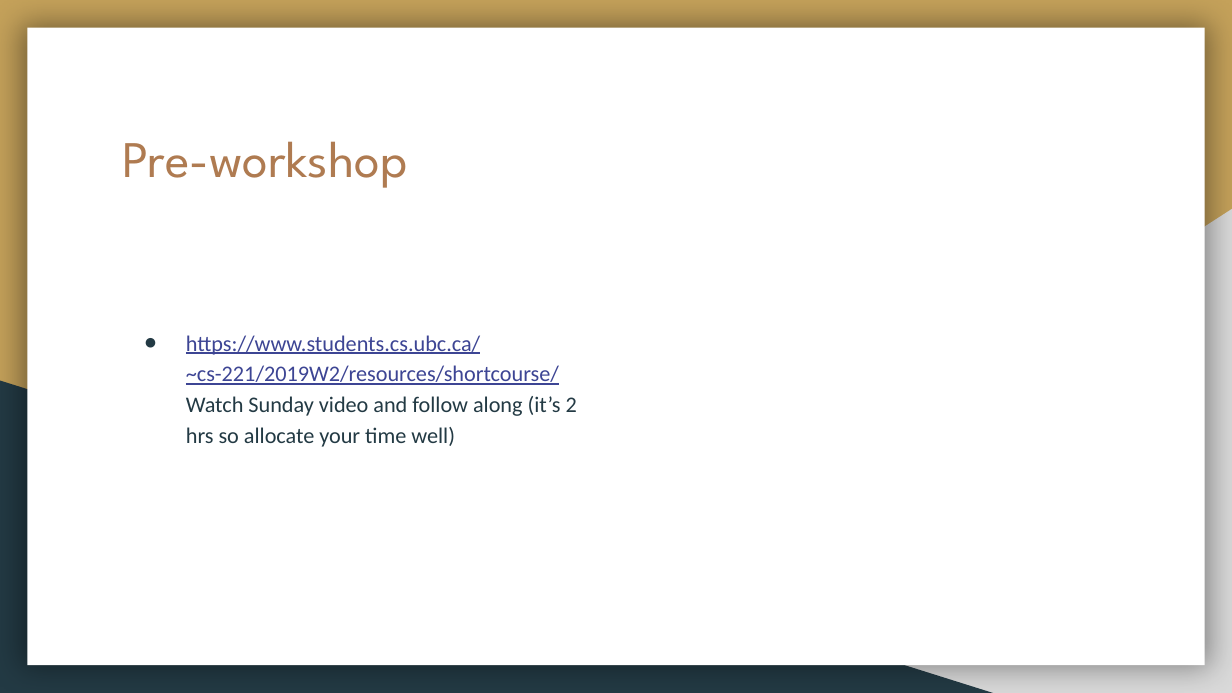
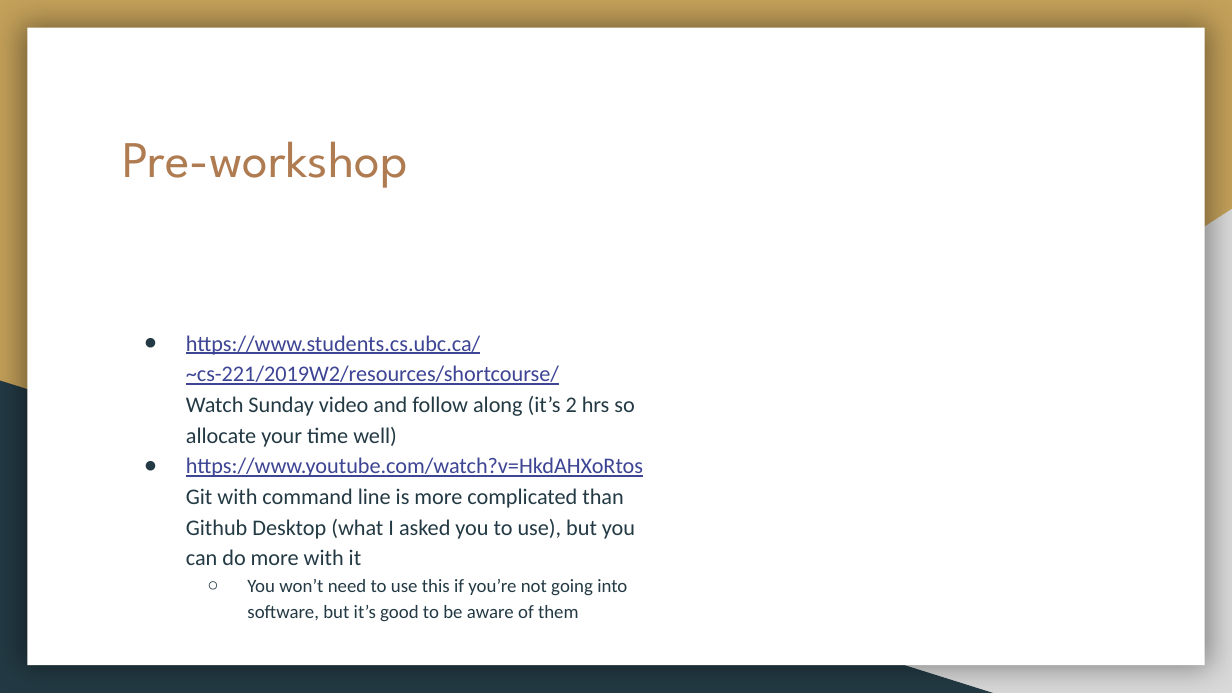
Before and after one commit to AndrewSiew/RapidPrototypingWorkshop, a slide deck: slide 2 of 6/cpp.pptx. Drawn at 1232x693 pixels with LibreOffice and Linux fonts; fonts in the diff are those of the drawing. Boxes give left, top, right and bottom in pixels: in the first picture for what was removed or moved away, otherwise in the second. Text is boxed around its words. In the diff, an @@ line names an element or a change of style, - is before the commit and + after.

```diff
--- a/6/cpp.pptx
+++ b/6/cpp.pptx
@@ text at (186,457,643,622): paragraphs added @@
+● https://www.youtube.com/watch?v=HkdAHXoRtos
+  Git with command line is more complicated than Github Desktop (what I asked you to use), but you can do more with it
+  ○ You won’t need to use this if you’re not going into software, but it’s good to be aware of them
```
Also in this commit, not shown: 1 other slide changed, 1 other file.
